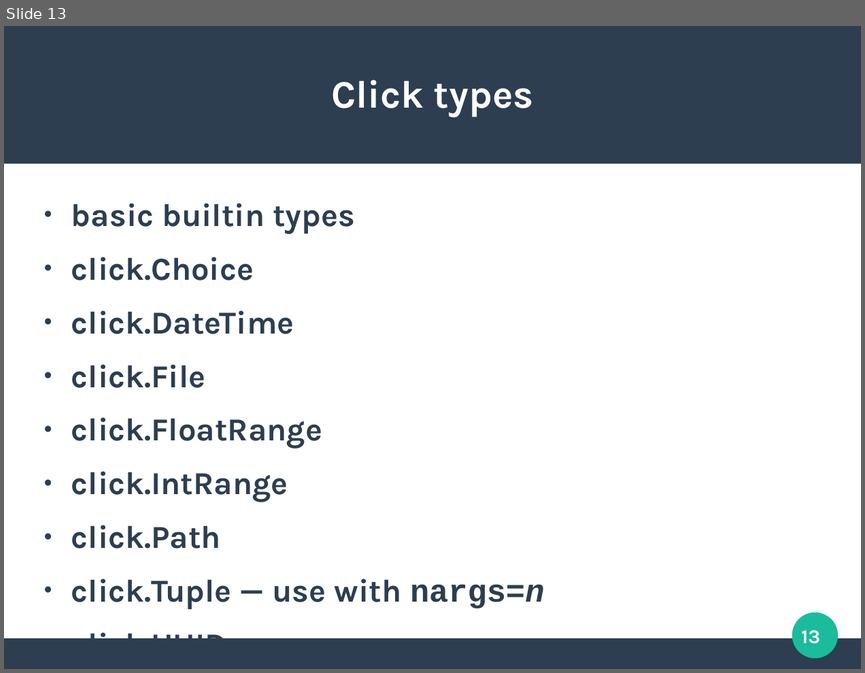
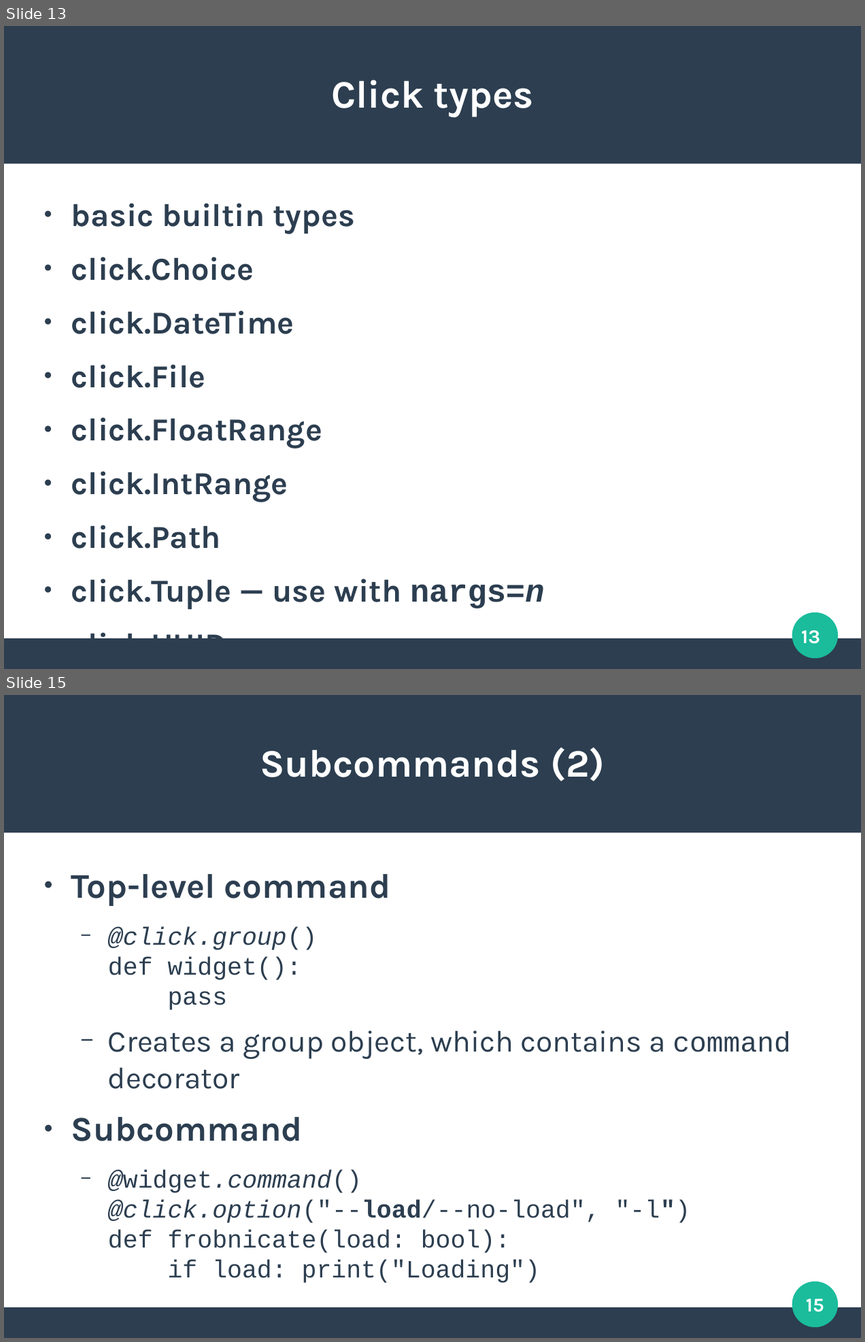
Before and after one commit to unixnut/Python-Click-talk, a slide deck: Python-Click-talk slides.odp. Shown one above the other, each under a label of ours: slide 13 before the commit, slides 13 and 15 after it; the slides between them are not shown. The pictures are 865x673 and 865x1342 pixels, drawn with LibreOffice and Linux fonts; fonts in the diff are those of the drawing. Boxes give left, top, right and bottom in pixels: in the first picture for what was removed or moved away, otherwise in the second. Text is boxed around its words. In the diff, an @@ line names an element or a change of style, - is before the commit and + after.

```diff
--- a/Python-Click-talk slides.odp
+++ b/Python-Click-talk slides.odp
@@ slide 15 added at (4,695,861,1338), background #FFFFFF; not listed: 3 template elements that a slide beside it also shows @@
@@ title added at (260,747,604,781), 36 pt, text #FFFFFF, bold @@
+Subcommands (2)
@@ text added at (71,874,790,1283), 23 pt, text #2C3E50 @@
+● Top-level command
+  − @click.group()
+    def widget():
+    pass
+  − Creates a group object, which contains a command decorator
+● Subcommand
+  − @widget.command()
+    @click.option("--load/--no-load", "-l")
+    def frobnicate(load: bool):
+    if load: print("Loading")
@@ page number added at (806,1298,824,1312), 18 pt, text #FFFFFF, bold @@
+15
```
Also in this commit, not shown: 5 slides changed, 3 other slides added, 2 slides removed, 1 other file.
